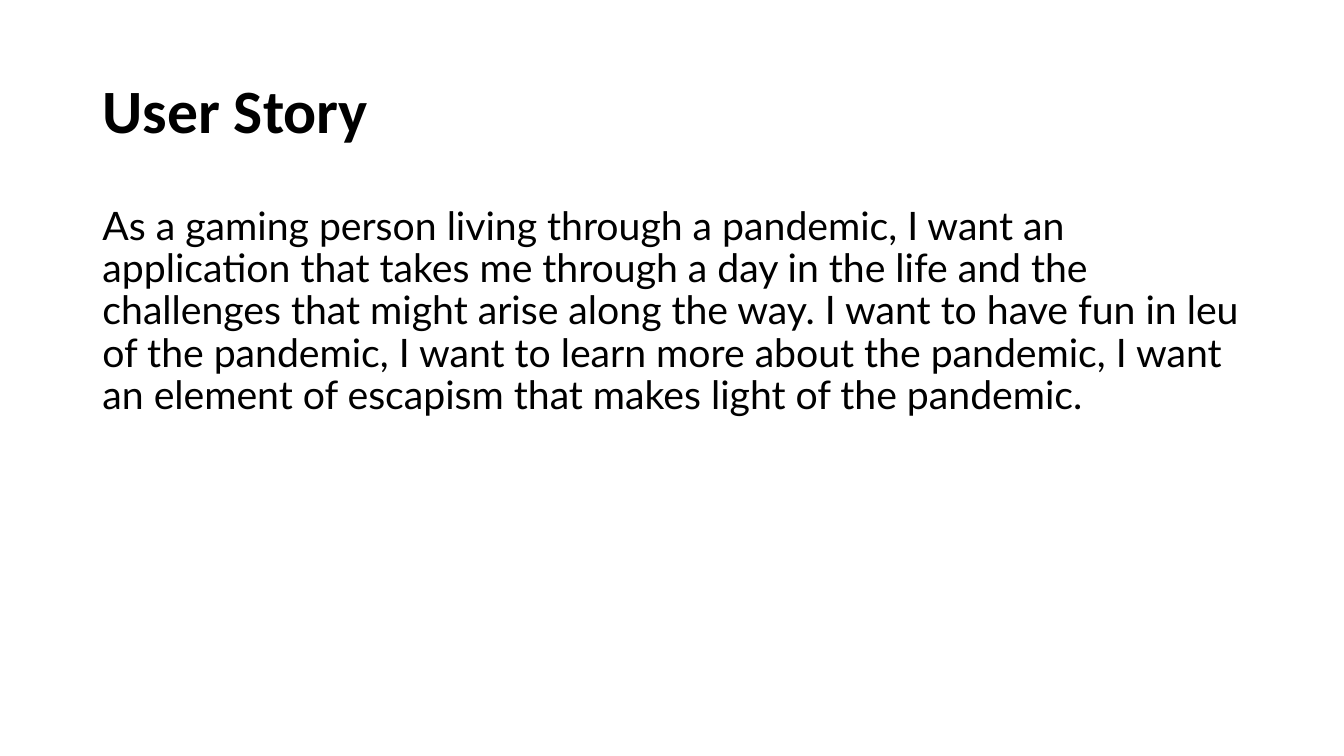
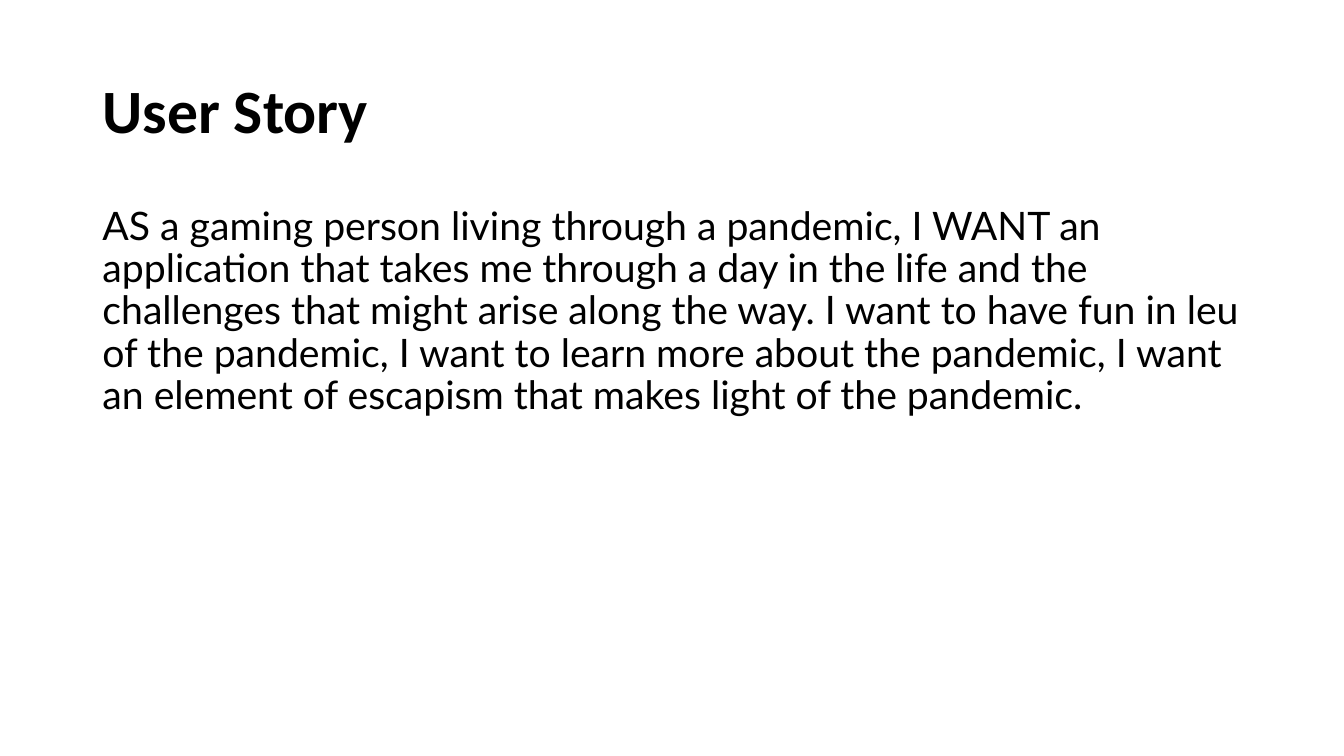
Before and after one commit to Mattmoe1/Survive-2020, a slide deck: slide 3 of project1_presentation.pptx. Drawn at 1344x756 pixels with LibreOffice and Linux fonts; fonts in the diff are those of the drawing. Boxes give left, top, right and bottom in pixels: in the first picture for what was removed or moved away, otherwise in the second. Text is boxed around its words. In the diff, an @@ line names an element or a change of style, - is before the commit and + after.

```diff
--- a/project1_presentation.pptx
+++ b/project1_presentation.pptx
@@ text at box(102, 211, 1239, 416): text changed @@
-As a gaming person living through a pandemic, I want an application that takes me through a day in the life and the challenges that might arise along the way. I want to have fun in leu of the pandemic, I want to learn more about the pandemic, I want an element of escapism that makes light of the pandemic.
+AS a gaming person living through a pandemic, I WANT an application that takes me through a day in the life and the challenges that might arise along the way. I want to have fun in leu of the pandemic, I want to learn more about the pandemic, I want an element of escapism that makes light of the pandemic.
```
Also in this commit, not shown: 1 other slide changed, 1 slide added.
